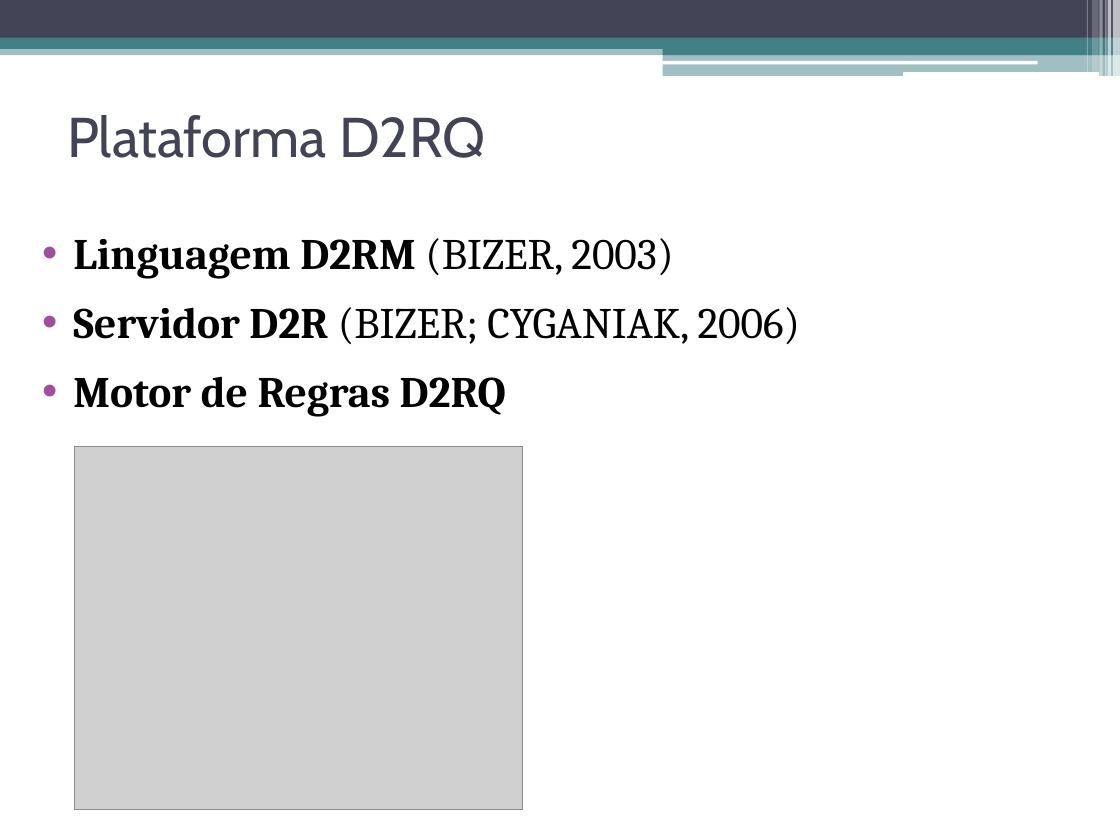
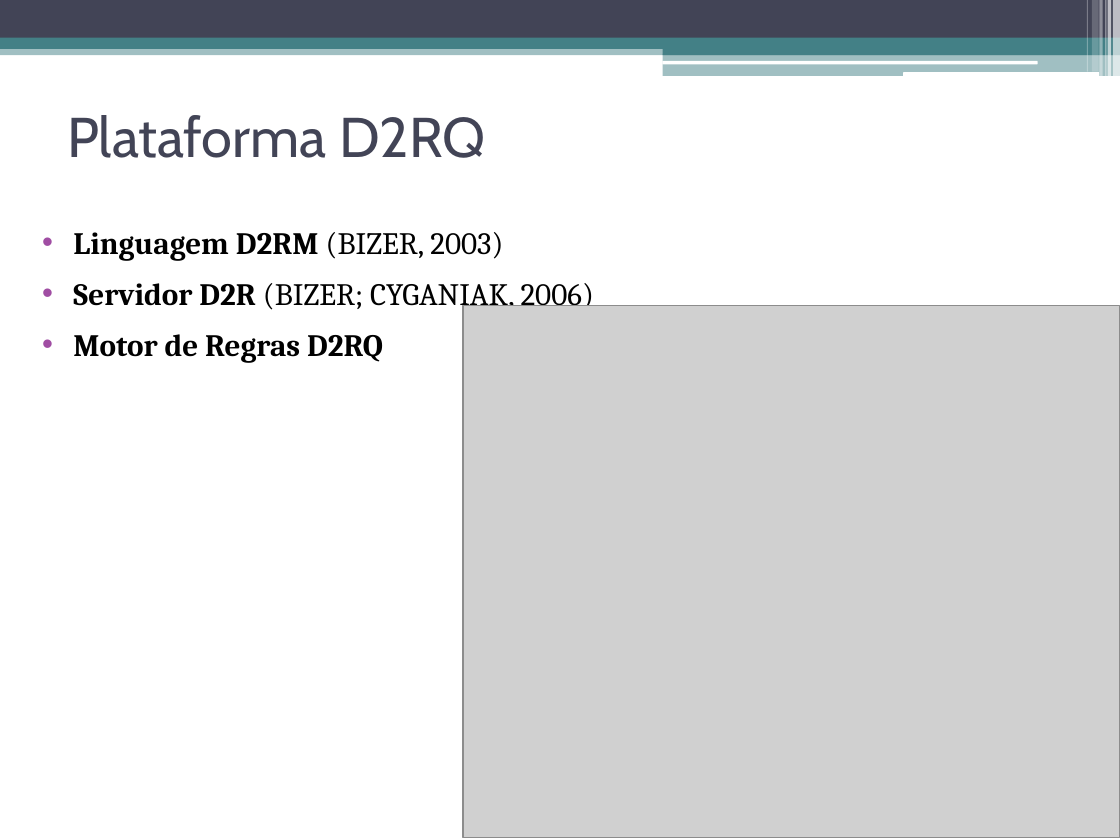
Before and after one commit to luiseufrasio/mestrado-ufc-eufrasio, a slide deck: slide 41 of dissertação/dissertacao_eufrasio-slides.pptx (slide 40 before the commit). Drawn at 1120x840 pixels with LibreOffice and Linux fonts; fonts in the diff are those of the drawing; grey boxes stand for pictures. Boxes give left, top, right and bottom in pixels: in the first picture for what was removed or moved away, otherwise in the second. Text is boxed around its words. In the diff, an @@ line names an element or a change of style, - is before the commit and + after.

```diff
--- a/dissertação/dissertacao_eufrasio-slides.pptx
+++ b/dissertação/dissertacao_eufrasio-slides.pptx
@@ text "Linguagem D2RM (BIZER, 2003)" at bbox=[73, 232, 594, 363]: size 28 to 20 pt @@
@@ picture: place and size @@
-picture at bbox=[75, 447, 523, 810]
+picture at bbox=[463, 306, 1120, 838]
```
Also in this commit, not shown: 4 other slides changed, 6 slides added, 11 slides removed, 1 other file.
